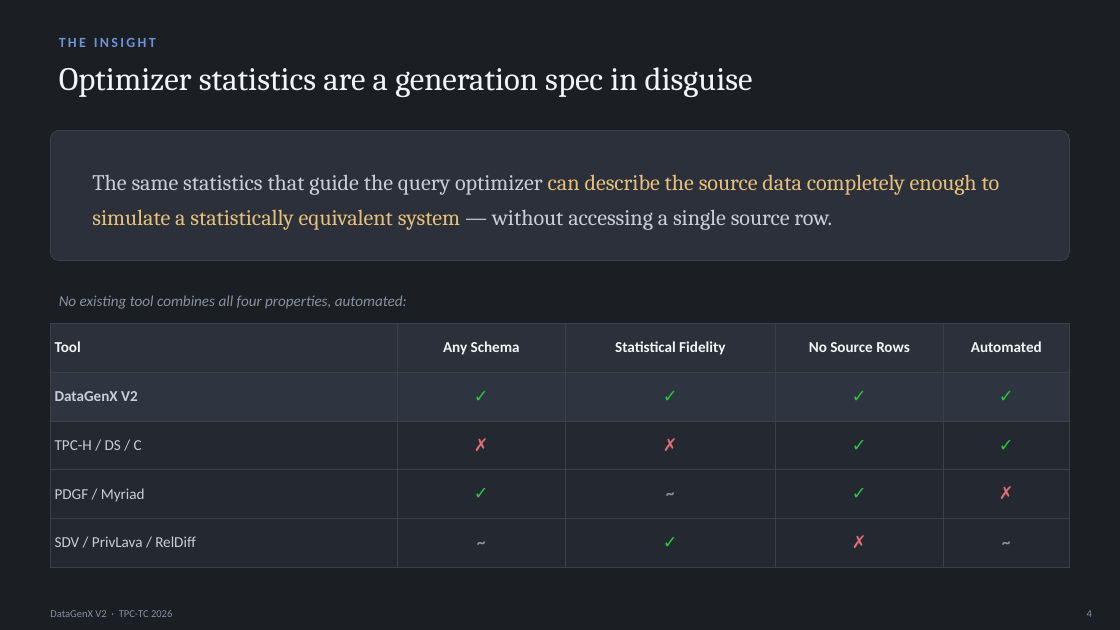
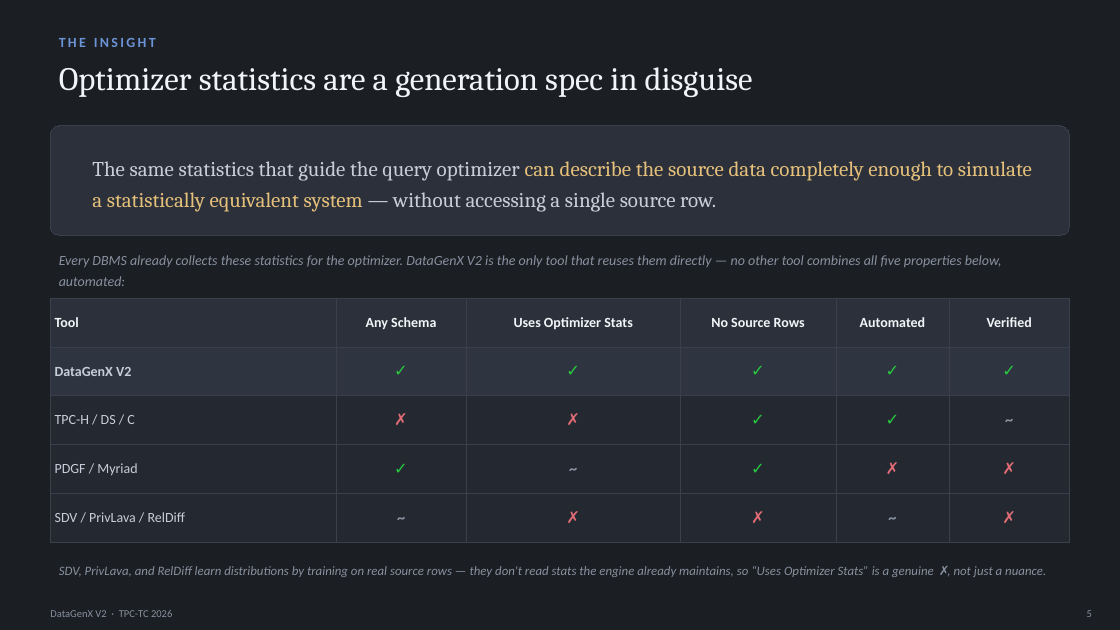
Before and after one commit to sreeharshar84/datagenx_generator, a slide deck: slide 5 of tpctc2026/DataGenX_V2_TPC-TC2026.pptx (slide 4 before the commit). Drawn at 1120x630 pixels with LibreOffice and Linux fonts; fonts in the diff are those of the drawing. Boxes give left, top, right and bottom in pixels: in the first picture for what was removed or moved away, otherwise in the second. Text is boxed around its words. In the diff, an @@ line names an element or a change of style, - is before the commit and + after.

```diff
--- a/tpctc2026/DataGenX_V2_TPC-TC2026.pptx
+++ b/tpctc2026/DataGenX_V2_TPC-TC2026.pptx
@@ rounded rectangle: place and size @@
-rounded rectangle at [50, 130, 1070, 260]
+rounded rectangle at [50, 126, 1070, 235]
@@ rounded rectangle at [50, 126, 1070, 235]: proportions changed @@
@@ text "The same statistics that guide ...": place and size @@
-text "The same statistics that guide ..." at [92, 174, 1000, 230]
+text "The same statistics that guide ..." at [92, 161, 1032, 212]
@@ text "The same statistics that guide ..." at [92, 161, 1032, 212]: size 19 to 18 pt; line spacing 1.3 to 1.25 @@
@@ text added at [59, 255, 1002, 286], 12 pt, text #8891A0, italic @@
+Every DBMS already collects these statistics for the optimizer. DataGenX V2 is the only tool that reuses them directly — no other tool combines all five properties below, automated:
@@ table at [50, 298, 1070, 542] @@
-column 3, row 1: Statistical Fidelity
+column 3, row 1: Uses Optimizer Stats
-column 3, row 5: ✓
+column 3, row 5: ✗
+column 6: Verified | ✓ | ~ | ✗ | ✗
@@ table: place and size @@
-table at [50, 323, 1070, 567]
+table at [50, 298, 1070, 542]
@@ text removed at [59, 295, 407, 309] @@
-No existing tool combines all four properties, automated:
@@ text added at [59, 566, 1046, 577], 11 pt, text #8891A0, italic @@
+SDV, PrivLava, and RelDiff learn distributions by training on real source rows — they don't read stats the engine already maintains, so “Uses Optimizer Stats” is a genuine ✗, not just a nuance.
@@ text at [1087, 610, 1092, 617]: text changed @@
-4
+5
```
Also in this commit, not shown: 10 other slides changed, 2 slides added.
